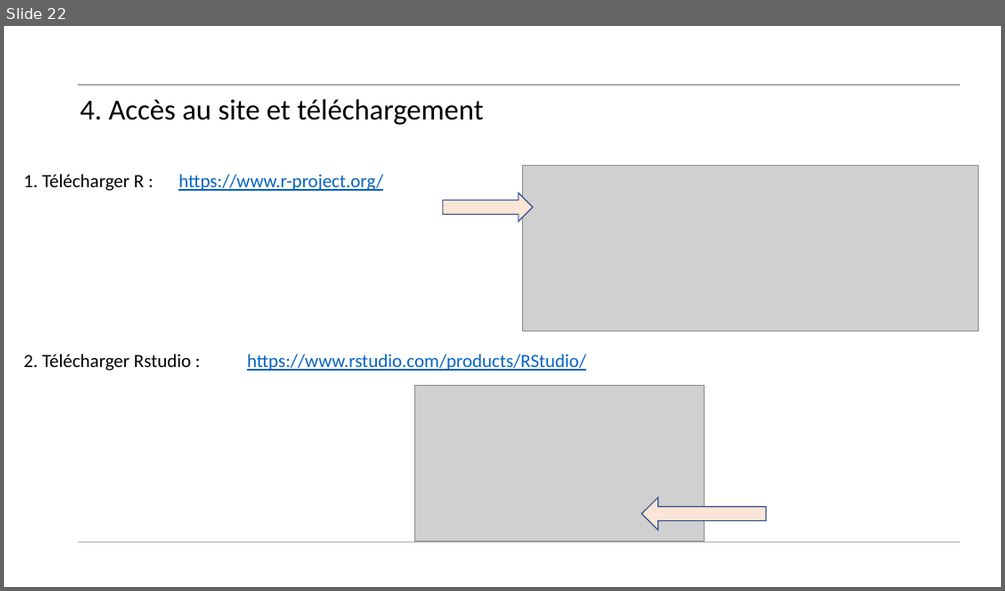
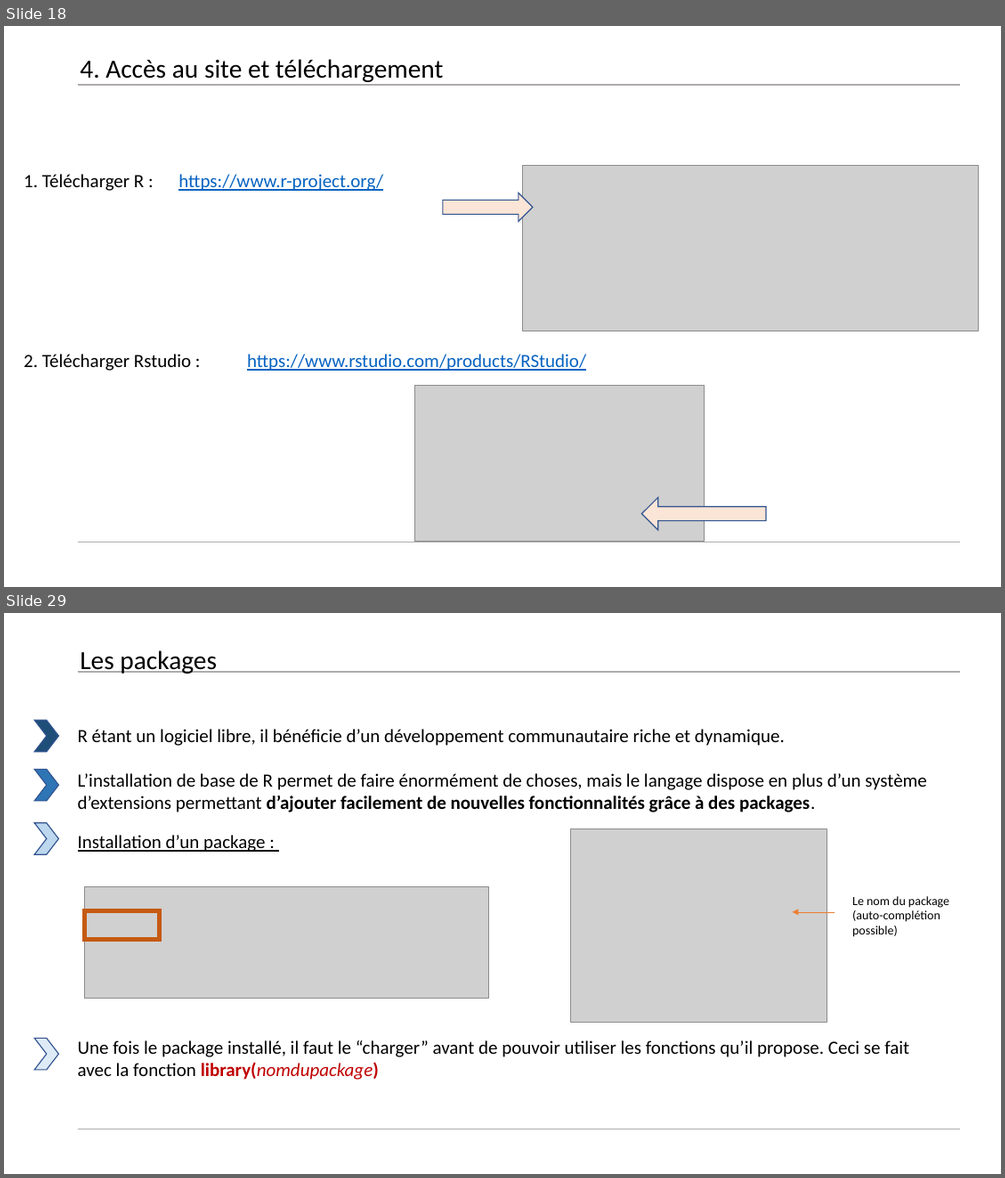
Before and after one commit to Arkantick/Enseignement_EPSI_LangageR, a slide deck: EPSI/Environnement_R_Cours.pptx. Shown one above the other, each under a label of ours: slide 22 before the commit, slides 18 and 29 after it; the slides between them are not shown. The pictures are 1005x591 and 1005x1178 pixels, drawn with LibreOffice and Linux fonts; fonts in the diff are those of the drawing; grey boxes stand for pictures. Boxes give left, top, right and bottom in pixels: in the first picture for what was removed or moved away, otherwise in the second. Text is boxed around its words. In the diff, an @@ line names an element or a change of style, - is before the commit and + after.

```diff
--- a/EPSI/Environnement_R_Cours.pptx
+++ b/EPSI/Environnement_R_Cours.pptx
@@ slide 29 added at <box>4,613,1001,1174</box>, background #FFFFFF; not listed: 2 template elements that a slide beside it also shows @@
@@ title added at <box>80,650,217,674</box>, 25.2 pt, text #000000 @@
+Les packages
@@ chevron added at <box>34,720,58,751</box>, fill #1F4E79, outline #325491 1 pt @@
@@ text added at <box>78,729,927,812</box>, 18 pt, text #000000 @@
+R étant un logiciel libre, il bénéficie d’un développement communautaire riche et dynamique.
+L’installation de base de R permet de faire énormément de choses, mais le langage dispose en plus d’un système d’extensions permettant d’ajouter facilement de nouvelles fonctionnalités grâce à des packages.
@@ chevron added at <box>34,770,58,801</box>, fill #2E75B6, outline #325491 1 pt @@
@@ chevron added at <box>34,823,58,854</box>, fill #BDD7EE, outline #325491 1 pt @@
@@ text added at <box>78,835,265,852</box>, 18 pt, text #000000, underline @@
+Installation d’un package :
@@ picture added at <box>571,829,826,1022</box> @@
@@ picture added at <box>84,887,488,998</box> @@
@@ text added at <box>852,896,949,937</box>, 12 pt, text #000000 @@
+Le nom du package (auto-complétion possible)
@@ rectangle added at <box>84,911,159,939</box>, outline #C55A11 4.5 pt @@
@@ arrow added from (834, 912) to (793, 912), #ED7D31 0.5 pt @@
@@ chevron added at <box>34,1038,58,1070</box>, fill #DEEBF7, outline #325491 1 pt @@
@@ text added at <box>78,1040,909,1079</box>, 18 pt, text #000000 @@
+Une fois le package installé, il faut le “charger” avant de pouvoir utiliser les fonctions qu’il propose. Ceci se fait avec la fonction library(nomdupackage)
@@ what was slide 22 is now slide 18 @@
@@ slide 18 changed as well @@
@@ title "4. Accès au site et ..." at <box>80,59,443,82</box>: size 28 to 25.2 pt @@
```
Also in this commit, not shown: 17 other slides changed, 25 other slides added, 2 slides removed.
